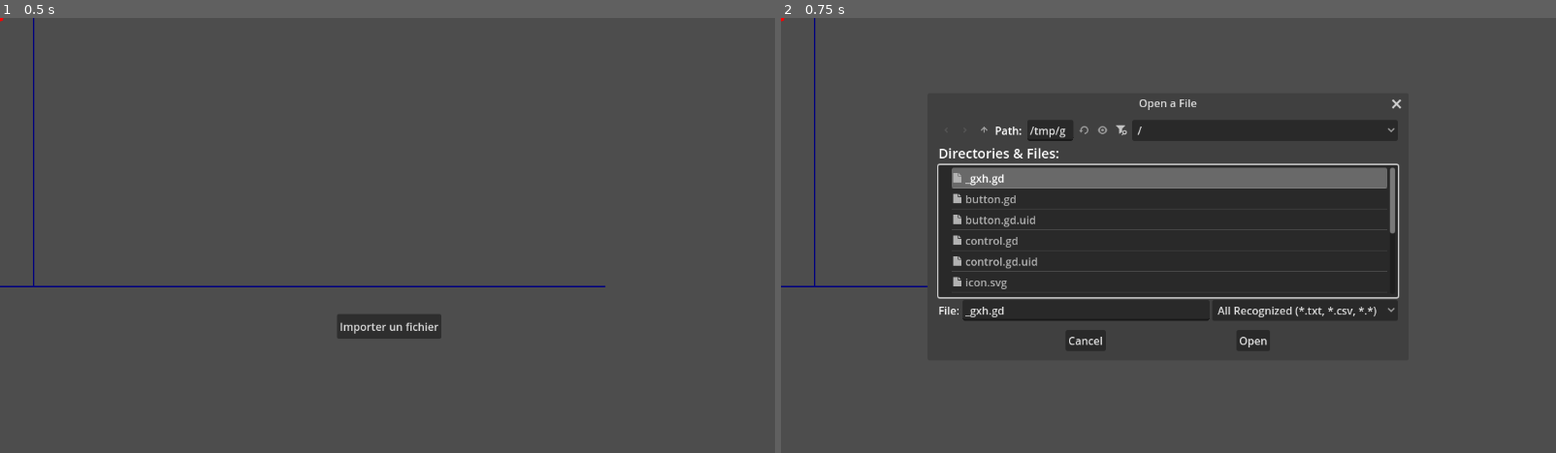
Above: before the commit, frames 1-2 (left to right).
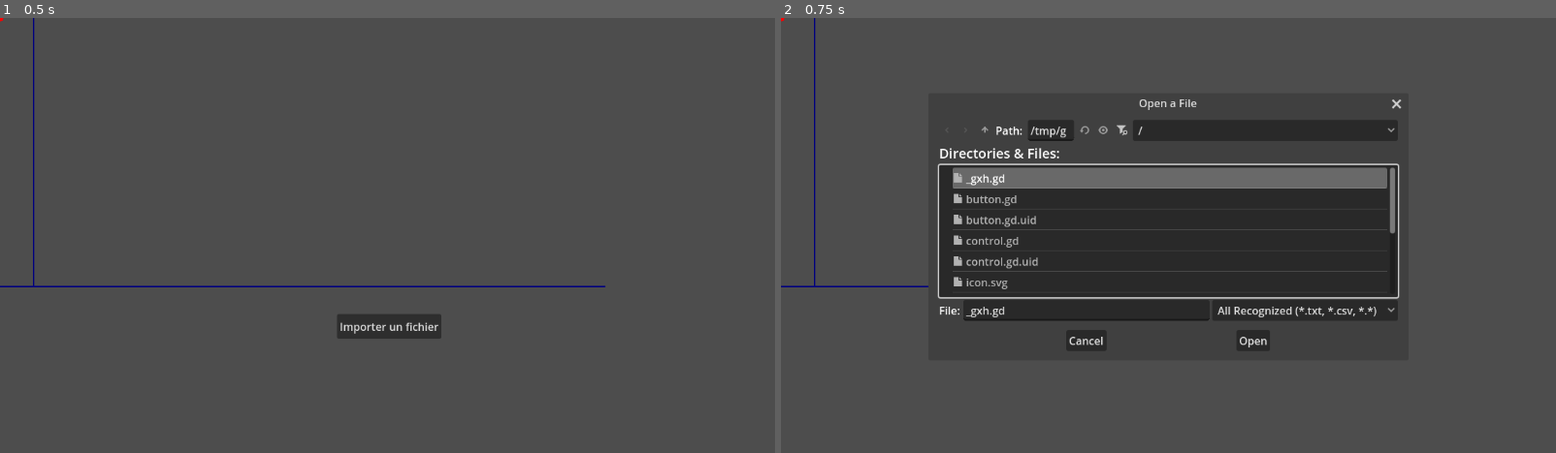
Above: after the commit, the same moments.

Repository: Ayadayi/Tissu_cardiaque
Game: Godot game, scene res://node_2d.tscn
The game is run twice, just before and just after one commit, with the same random seed, the same clock (stepped at 60 frames per second) and the same inputs.
Inputs:
- Up to frame 1 (0.5 s): no input
- Up to frame 2 (0.75 s): click "Importer un fichier" at 0.5 s

Frame 1 is identical in both runs. In frame 2, 0.9% of the frame differs, in the area x 18-47%, y 24-76%.

Commit message:
update
temps de debut, temps de fin et densite

Diff:
--- a/courbe/control.gd
+++ b/courbe/control.gd
@@ -5,6 +5,12 @@
 var height := 400
 
 var points : Array = []
+
+var start_time := 2000.0
+var end_time := 8000.0
+var sampling_density := 0.1 #10% des points
+
+
 
 func _ready():
 	var file_dialog := FileDialog.new()
@@ -46,63 +52,49 @@
 func _on_fichier_selectionne(path: String):
 	print("Fichier sélectionné : ", path)
 
-	var file = FileAccess.open(path, FileAccess.READ)
+	points.clear()
+	var file := FileAccess.open(path, FileAccess.READ)
 	if file == null:
 		print("Erreur d'ouverture du fichier")
 		return
 
-	var total_lignes := 0
-	var step := 1
-	points.clear()
-
-	while not file.eof_reached():
-		file.get_line()
-		total_lignes += 1
-	file.close()
-
-	step = max(total_lignes / 50, 1)
-	print("Nombre total de lignes : ", total_lignes)
-	print("Step calculé : ", step)
-
-	file = FileAccess.open(path, FileAccess.READ)
-	var count := 0
-
-	var min_x = INF
-	var max_x = -INF
-	var min_y = INF
-	var max_y = -INF
-
+	var min_x := INF
+	var max_x := -INF
+	var min_y := INF
+	var max_y := -INF
+
+	# Étape 1 : Première passe pour calculer min/max DANS la plage de temps choisie
 	while not file.eof_reached():
 		var line := file.get_line().strip_edges()
-		if count % step == 0 and line != "":
-			var parts := line.split("\t")
-			if parts.size() >= 4:
-				var x = float(parts[0])
-				var y = float(parts[3])
-
+		if line == "":
+			continue
+		var parts := line.split("\t")
+		if parts.size() >= 4:
+			var x = float(parts[0])
+			var y = float(parts[3])
+			if x >= start_time and x <= end_time:
 				min_x = min(min_x, x)
 				max_x = max(max_x, x)
 				min_y = min(min_y, y)
 				max_y = max(max_y, y)
-		count += 1
 	file.close()
 
+	# Étape 2 : Deuxième passe pour filtrer + échantillonner + normaliser
 	file = FileAccess.open(path, FileAccess.READ)
-	count = 0
-
 	while not file.eof_reached():
 		var line := file.get_line().strip_edges()
-		if count % step == 0 and line != "":
-			var parts := line.split("\t")
-			if parts.size() >= 4:
-				var x_raw = float(parts[0])
-				var y_raw = float(parts[3])
-
-				var x_scaled = 50 + ((x_raw - min_x) / (max_x - min_x) * (width - 50))
-				var y_scaled = height - ((y_raw - min_y) / (max_y - min_y) * height)
-
-				points.append(Vector2(x_scaled, y_scaled))
-		count += 1
+		if line == "":
+			continue
+		var parts := line.split("\t")
+		if parts.size() >= 4:
+			var x_raw = float(parts[0])
+			var y_raw = float(parts[3])
+
+			if x_raw >= start_time and x_raw <= end_time:
+				if randf() <= sampling_density:
+					var x_scaled = 50 + ((x_raw - min_x) / (max_x - min_x) * (width - 50))
+					var y_scaled = height - ((y_raw - min_y) / (max_y - min_y) * height)
+					points.append(Vector2(x_scaled, y_scaled))
 	file.close()
 
 	print("Nombre de points affichés : ", points.size())
@@ -111,6 +103,7 @@
 		afficher_mesures()
 
 	queue_redraw()
+
 
 ########################################  draw  ##########################################################
 func _draw():
